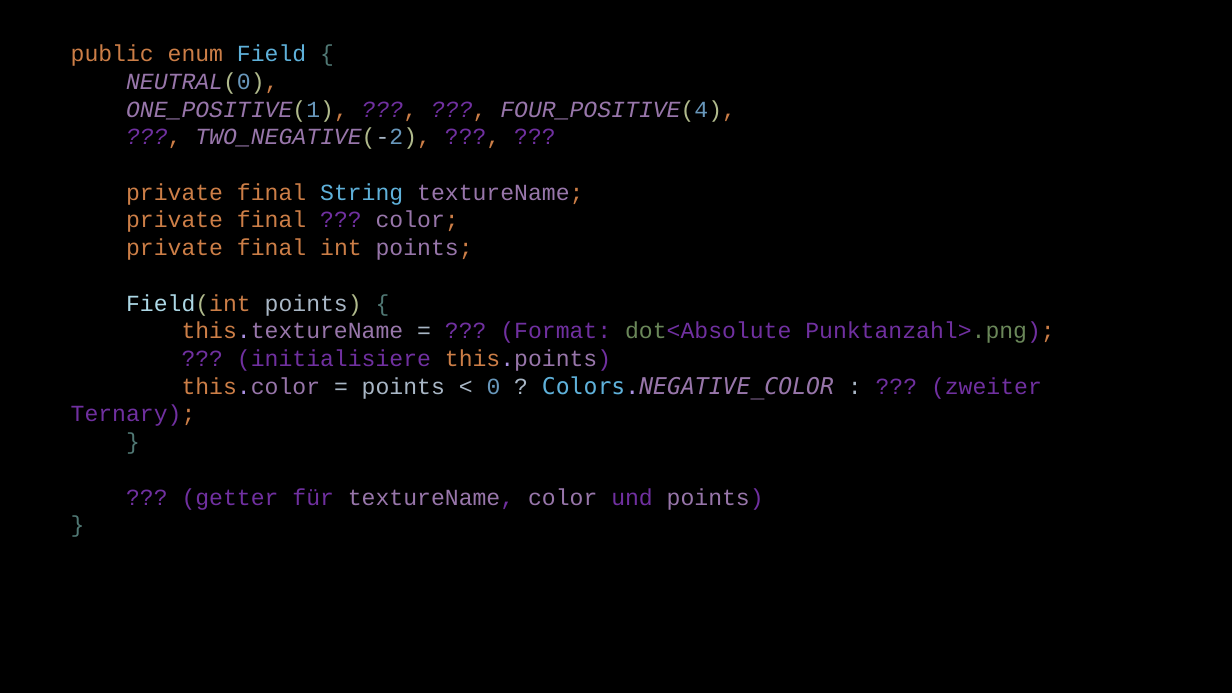
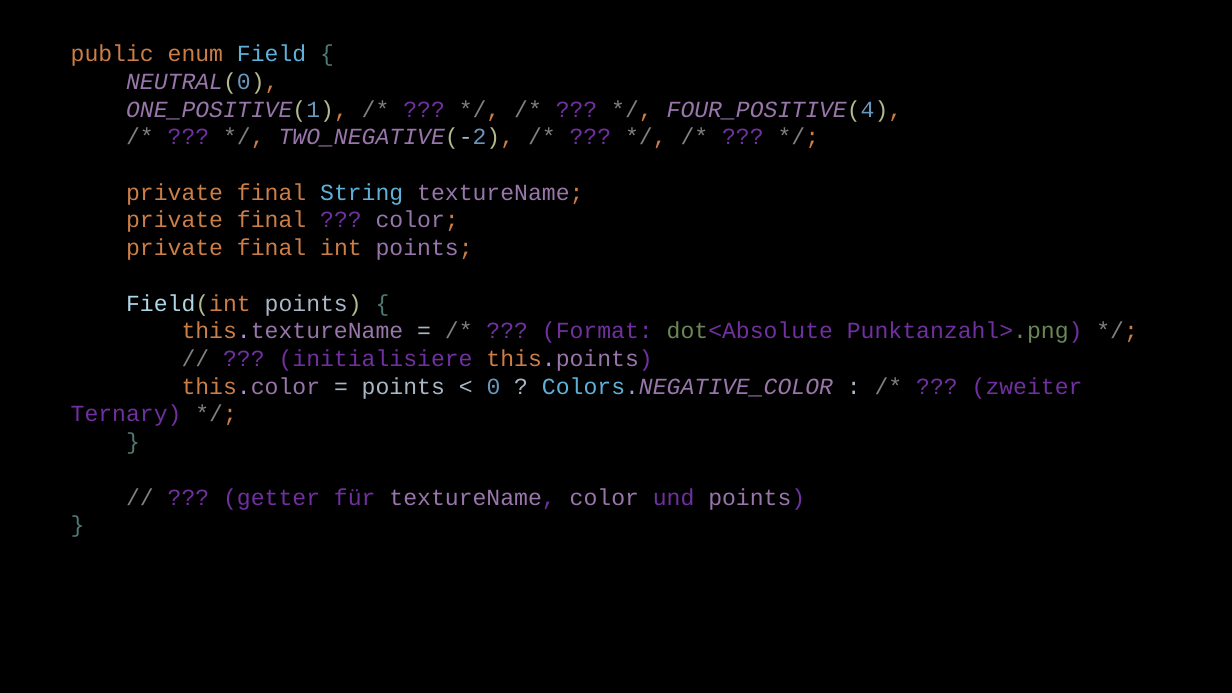
Before and after one commit to Cactusroot/Java, a slide deck: slide 4 of src/Sonstiges.pptx. Drawn at 1232x693 pixels with LibreOffice and Linux fonts; fonts in the diff are those of the drawing. Boxes give left, top, right and bottom in pixels: in the first picture for what was removed or moved away, otherwise in the second. Text is boxed around its words. In the diff, an @@ line names an element or a change of style, - is before the commit and + after.

```diff
--- a/src/Sonstiges.pptx
+++ b/src/Sonstiges.pptx
@@ text at box(71, 44, 1083, 510): text changed @@
-public enum Field {
-NEUTRAL(0),
-ONE_POSITIVE(1), ???, ???, FOUR_POSITIVE(4),
-???, TWO_NEGATIVE(-2), ???, ???
-private final String textureName;
-private final ??? color;
-private final int points;
-Field(int points) {
-this.textureName = ??? (Format: dot<Absolute Punktanzahl>.png);
-??? (initialisiere this.points)
-this.color = points < 0 ? Colors.NEGATIVE_COLOR : ??? (zweiter Ternary);
-}
-??? (getter für textureName, color und points)
-}
+public enum Field {
+NEUTRAL(0),
+ONE_POSITIVE(1), /* ??? */, /* ??? */, FOUR_POSITIVE(4),
+/* ??? */, TWO_NEGATIVE(-2), /* ??? */, /* ??? */;
+private final String textureName;
+private final ??? color;
+private final int points;
+Field(int points) {
+this.textureName = /* ??? (Format: dot<Absolute Punktanzahl>.png) */;
+// ??? (initialisiere this.points)
+this.color = points < 0 ? Colors.NEGATIVE_COLOR : /* ??? (zweiter Ternary) */;
+}
+// ??? (getter für textureName, color und points)
+}
```
Also in this commit, not shown: 6 other slides changed, 3 other files.
